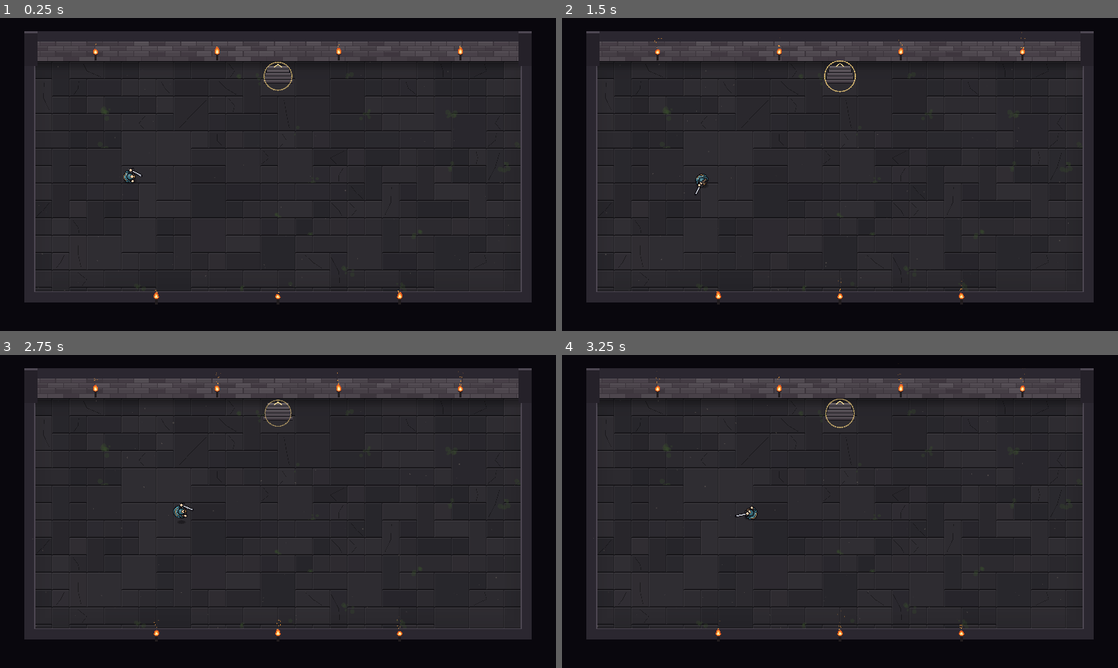
Above: before the commit, frames 1-4 (two rows, left to right).
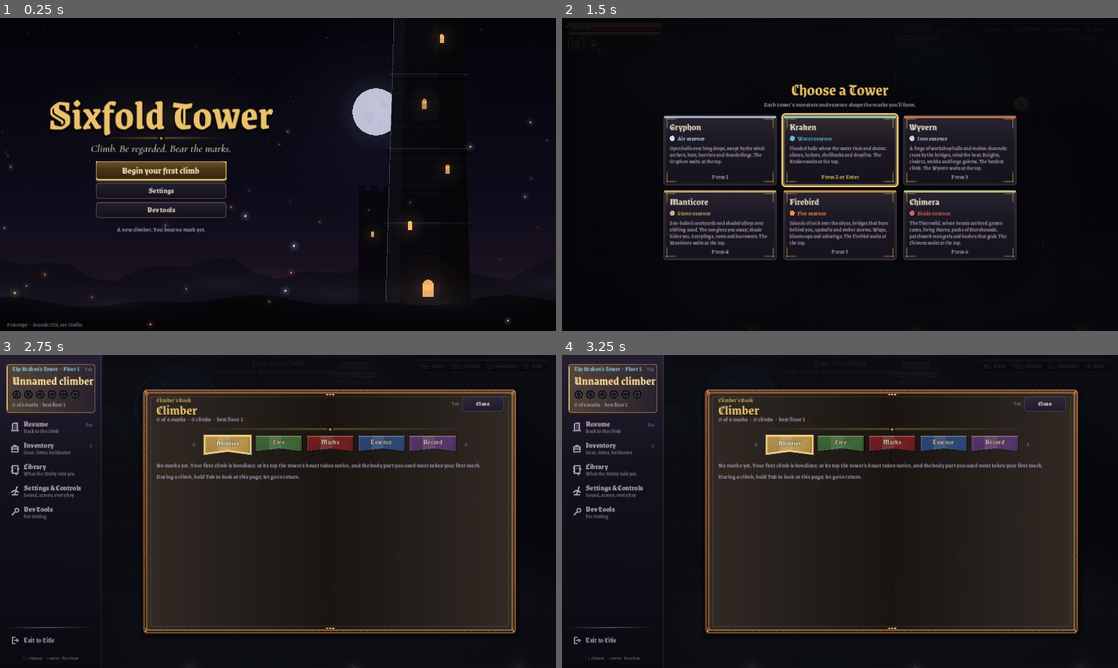
Above: after the commit, the same moments.

Repository: Raphu88/sixfold-tower-godot
Game: Godot game, scene res://scenes/main.tscn
Same seed, same stepped clock (60 frames per second), same inputs: the game is played once before the commit and once after it.
Inputs (mouse positions are in pixels of both pictures, inside the frame that each line leads up to):
- Up to frame 1 (0.25 s): no input
- Up to frame 2 (1.5 s): click (723, 171) at 0.5 s, where only the run after the commit has a clickable "Begin your first climb"; click (756, 280) at 1.25 s, where only the run after the commit has a clickable "Begin"
- Up to frame 3 (2.75 s): tap Enter (dismiss_tip) at 2 s; move the mouse to (400, 495) at 2.02 s; hold D (move_right) from 2.03 s (still down); tap Tab (climber) at 2.1 s; click (400, 495) at 2.17 s; tap Z (jump) at 2.27, 2.57 s; tap L (entity) at 2.3 s
- Up to frame 4 (3.25 s): release D (move_right) at 2.75 s; click (612, 389) at 2.75 s, where only the run after the commit has a clickable "Climber"

The runs differ from the first frame. In frame 1, 62% of the frame differs, in the area x 0-99%, y 0-99%; in frame 2, 55%; in frame 3, 41%; in frame 4, 41%.
Error before the commit: Parse Error: Cannot infer the type of "head" variable because the value doesn't have a set type. (res://scripts/bestiary.gd:552)

Commit message:
Bestiary: the Library's tab, the Library car's volume, the Data editor, the layout audit's screens
Co-Authored-By: Claude Opus 5.5 <noreply@anthropic.com>
Claude-Session: https://claude.ai/code/session_01HwWXj9w7Di1bEHXTrCVubh

Diff:
--- a/scripts/bestiary.gd
+++ b/scripts/bestiary.gd
@@ -549,7 +549,7 @@
 static func shelf(m, width: float, small: bool) -> void:
 	var prof = m.main.profile if m.main != null else null
 	var c := counts(prof)
-	var head := m._label(TEXT["count"] % c, 0.0, UI.DIM)
+	var head: Label = m._label(TEXT["count"] % c, 0.0, UI.DIM)
 	head.set_meta("bestiary_count", c)
 	m.box.add_child(head)
 	var tile := Tile.size_for(small)
@@ -748,6 +748,12 @@
 		for p in out["glow"]:
 			b = b.expand(p)
 		out["bounds"] = b
+	# The silhouette: the body's solid shapes (not its shadow, ripples or haze).
+	var solid := PackedVector2Array()
+	for i in range(n, pts.size() - 2, 3):
+		if cols[i].a >= 0.5:
+			solid.append_array([pts[i], pts[i + 1], pts[i + 2]])
+	out["solid"] = solid
 	_shapes[key] = out
 	return out
 
@@ -766,7 +772,6 @@
 	fit *= lerpf(0.72, 0.95, clampf((r - 9.0) / 17.0, 0.0, 1.0))
 	var at := rect.get_center() - b.get_center() * fit
 	var item := ci.get_canvas_item()
-	var n: int = s["shadow"]
 	if known:
 		ci.draw_set_transform(at, 0.0, Vector2(fit, fit))
 		RenderingServer.canvas_item_add_triangle_array(item, PackedInt32Array(), pts, s["cols"])
@@ -774,7 +779,7 @@
 		if not glow.is_empty():
 			RenderingServer.canvas_item_add_triangle_array(item, PackedInt32Array(), glow, s["glow_cols"])
 	else:
-		var body := pts.slice(n)
+		var body: PackedVector2Array = s.get("solid", PackedVector2Array())
 		if body.is_empty():
 			return
 		var rim := PackedColorArray()
--- a/scripts/data_registry.gd
+++ b/scripts/data_registry.gd
@@ -116,6 +116,9 @@
 		"skip": ["states", "consume", "bonds", "from", "event", "lands"],
 		"names": {"STATES": "States (what a foe holds)", "REACTIONS": "Reactions (two states meet)", "PACTS": "Named pacts (two marks)",
 			"GRAFT_POWER": "Menagerie: what each graft gives your creatures", "TEXT": "Words"}},
+	{"id": "bestiary_words", "group": "words", "name": "The Bestiary", "when": "page",
+		"tables": ["bestiary/BESTIARY", "bestiary/TEXT"], "kinds": ["text"],
+		"names": {"BESTIARY": "Monsters' entries (name, how it fights, states, lore)", "TEXT": "Words"}},
 	{"id": "menu_words", "group": "words", "name": "Title, climbers and appearance", "when": "page",
 		"tables": ["title/TEXT", "climbers_page/TEXT", "appearance/TEXT", "appearance/NAMES", "essence/KINDS"], "kinds": ["text"],
 		"names": {"NAMES": "Names the dice offers", "KINDS": "Essences"}},
@@ -148,6 +151,9 @@
 	{"id": "monsters", "group": "numbers", "name": "Monsters", "when": "floor",
 		"tables": ["enemy/TYPES", "enemy/CHAMPION", "floors/MONSTERS", "floors/CURVE"], "kinds": ["number"], "skip": ["radius", "size", "from"],
 		"names": {"TYPES": "Health, speed, damage", "CHAMPION": "Champions (times)", "MONSTERS": "How often they come", "CURVE": "Harder with height (per floor)"}},
+	{"id": "bestiary_numbers", "group": "numbers", "name": "The Bestiary", "when": "page",
+		"tables": ["bestiary/TIERS"], "kinds": ["number"],
+		"names": {"TIERS": "Slayings for each tier (monsters, beasts): health, weakness, states"}},
 	{"id": "items_numbers", "group": "numbers", "name": "Items and camps", "when": "live",
 		"tables": ["items/ITEMS", "items/BELT", "items/CAMP", "items/CRYSTAL", "items/RECALL", "lost/WEAPON_CHANCE", "lost/CACHE_CHANCE", "vessel/CAPACITY", "vessel/VAULT_CHANCE"], "kinds": ["number"]},
 	{"id": "gear_numbers", "group": "numbers", "name": "Gear and drops", "when": "live",
@@ -779,8 +785,8 @@
 			_walk(sec, path + "/" + str(i), v[i], skip)
 		return
 	var kind := kind_of(v)
-	if v is String and path.ends_with("/history"):
-		kind = "text"  # (a relic's history starts blank, for the owner to write)
+	if v is String and (path.ends_with("/history") or path.ends_with("/lore") or (path.begins_with("bestiary/BESTIARY/") and path.ends_with("/states"))):
+		kind = "text"  # (a relic's history and a monster's lore start blank, for the owner to write)
 	if kind == "" or not kind in sec["kinds"] or _by_path.has(path):
 		return
 	var f := {"path": path, "section": sec["id"], "kind": kind}
--- a/scripts/menu.gd
+++ b/scripts/menu.gd
@@ -48,6 +48,7 @@
 const StationPage := preload("res://scripts/station_page.gd")
 const StationView := preload("res://scripts/station_view.gd")
 const Stations := preload("res://scripts/stations.gd")
+const Bestiary := preload("res://scripts/bestiary.gd")
 
 static var GOLD: Color:  # (UI.GOLD, read each time: the Data editor can change it)
 	get: return UI.GOLD
@@ -116,6 +117,8 @@
 var inv_view := "worn"  # the inventory's doll: what you wear ("worn") or your "heirlooms"
 var details: VBoxContainer  # the inventory's details pane
 var archive_open := ""  # the Archive entry shown open (a tip id)
+var library_tab := "archive"  # the Library page's tab: the Archive or the Bestiary
+var bestiary_open := ""  # the Bestiary entry shown open (a monster kind)
 var library_shelf := ""  # the Library car: the shelf (an Archive group) on the lectern
 var settings_tab := "settings"  # Settings & Controls: its tab
 # The train (train_view.gd draws its cars; train_page.gd puts their things in them).
@@ -549,6 +552,13 @@
 		if not rail.has_focus_inside():
 			_want_focus = {"meta": "tab", "value": id}  # (the focus follows onto the new tab)
 		_set_climber_tab(id)
+		return true
+	if page == "library":
+		var lids: Array = library_tabs().map(func(t): return t[0])
+		var lid: String = lids[(lids.find(library_tab) + by + lids.size()) % lids.size()]
+		if not rail.has_focus_inside():
+			_want_focus = {"meta": "tab", "value": lid}
+		_set_library_tab(lid)
 		return true
 	if page == "settings":
 		var sids: Array = SETTINGS_TABS.map(func(t): return t[0])
@@ -1986,11 +1996,44 @@
 	open("library")
 
 
-## The Library in a climb: the whole Archive on one page.
+## The Bestiary (bestiary.gd): the Library's Bestiary tab; on the train,
+## its volume on the Library car's lectern.
+func open_bestiary(kind := "") -> void:
+	bestiary_open = kind
+	library_tab = "bestiary"
+	library_shelf = "bestiary"
+	if _on_train() and not opened_from_title:
+		_go_car("library", false)
+		return
+	open("library")
+
+
+## The Library in a climb: its two tabs, the whole Archive on one page and
+## the Bestiary (bestiary.gd).
 func _page_library() -> void:
 	_header(Train.CARS.filter(func(c): return c[0] == "library")[0][1], "", "Menu")
-	_climber_archive()
+	_tabs(library_tabs(), library_tab, _set_library_tab)
+	if library_tab == "bestiary":
+		Bestiary.shelf(self, _page_width() - (24.0 if compact() else 44.0), compact())
+	else:
+		_climber_archive()
 	_footer()
+
+
+func library_tabs() -> Array:
+	return [["archive", Bestiary.TEXT["archive_tab"]], ["bestiary", Bestiary.TEXT["tab"]]]
+
+
+func _set_library_tab(id: String) -> void:
+	library_tab = id
+	open("library", opened_direct)
+
+
+## A Bestiary entry opened or closed (the page, or the train's lectern).
+func _bestiary_toggle(kind: String) -> void:
+	bestiary_open = "" if bestiary_open == kind else kind
+	_want_focus = {"meta": "bestiary", "value": kind}
+	open(page if page == "train" else "library", opened_direct)
 
 
 ## The Archive: everything the Entity has told you, by subject. Each entry
--- a/scripts/train_page.gd
+++ b/scripts/train_page.gd
@@ -1553,6 +1553,8 @@
 		v.count = s[2]
 		v.leather = TrainView.Volume.LEATHER[i % TrainView.Volume.LEATHER.size()] if s[0] != "forbidden" else Color(0.1, 0.08, 0.1)
 		v.forbidden = s[0] == "forbidden"
+		if s[0] == "bestiary":
+			v.leather = Color(0.24, 0.17, 0.09)  # (the Bestiary: a plain hide binding)
 		v.on = s[0] == shelf
 		v.custom_minimum_size = Vector2(150.0, 38.0) if small else Vector2(172.0, 44.0)
 		v.set_meta("shelf", s[0])
@@ -1578,12 +1580,15 @@
 	m.box = col
 	if shelf == "forbidden":
 		m._maker_shelves(mode, ps, 1)
+	elif shelf == "bestiary":
+		m.Bestiary.shelf(m, lec.custom_minimum_size.x - (40.0 if small else 56.0), small)  # (bestiary.gd)
 	else:
 		m.archive_group(shelf, mode, ps, 1 if small else 2)
 		if shelf == "essence":
 			m.pact_shelf(1 if small else 2)  # (the named pacts you've formed: pacts.gd)
-	m._gap(4)
-	m.archive_tools()
+	if shelf != "bestiary":
+		m._gap(4)
+		m.archive_tools()
 	m.box = keep
 	if small:
 		for b in col.find_children("*", "BaseButton", true, false):
@@ -1605,6 +1610,8 @@
 	var forbidden: Array = Entity.ordered("forbidden").filter(func(k): return m.Guide.known(k))
 	if makers_shown or not forbidden.is_empty():
 		out.append(["forbidden", m.Makers.TEXT["shelf"], "%d" % forbidden.size()])
+	var met: Array = m.Bestiary.counts(prof)
+	out.append(["bestiary", m.Bestiary.TEXT["shelf"], "%d/%d" % [met[0], met[1]]])  # (the Bestiary: bestiary.gd)
 	return out
 
 
@@ -1625,6 +1632,7 @@
 		return
 	m.library_shelf = id
 	m.archive_open = ""
+	m.bestiary_open = ""
 	m.open("train")
 
 
--- a/tests/layout_audit_driver.gd
+++ b/tests/layout_audit_driver.gd
@@ -445,6 +445,14 @@
 	prof.wear = {"armor": Gear.make("plate"), "backpack": Gear.make("climbers_pack"), "helm": Gear.make("iron_helm", "fine", ["vigor"])}
 	prof.supplies = {"draught": 2, "flare": 1, "tonic": 1}
 	prof.climbs = maxi(prof.climbs, 6)
+	# The Bestiary: some met, at every tier (bestiary.gd), the rest unmet.
+	prof.bestiary = {"slime": {"seen": true, "fought": true, "slain": 20, "fell": 1, "tower": "kraken", "floor": 1},
+		"archer": {"seen": true, "fought": true, "slain": 6, "fell": 0, "tower": "gryphon", "floor": 3},
+		"knight": {"seen": true, "fought": true, "slain": 1, "fell": 2, "tower": "wyvern", "floor": 4},
+		"lurker": {"seen": true, "fought": true, "slain": 0, "fell": 0, "tower": "kraken", "floor": 2},
+		"bat": {"seen": true, "fought": false, "slain": 0, "fell": 0, "tower": "gryphon", "floor": 1},
+		"gryphon": {"seen": true, "fought": true, "slain": 3, "fell": 1, "tower": "gryphon", "floor": 12},
+		"golem": {"seen": true, "fought": true, "slain": 16, "fell": 0, "tower": "wyvern", "floor": 5}}
 	Train.dress(prof, main.player)
 
 
@@ -534,13 +542,13 @@
 		var list: Array = [["pause", ""], ["settings", "settings"], ["settings", "controls"], ["controls", ""], ["padsetup", ""],
 			["climber", "abilities"], ["climber", "tree"], ["climber", "marks"], ["climber", "essence"], ["climber", "record"],
 			["mark", "hand"], ["mark", "legs"], ["mark", "brow"], ["mark", "heart"], ["mark", "throat"], ["mark", "back"],
-			["library", ""], ["inventory", "worn"], ["inventory", "pack"], ["inventory", "heirlooms"],
+			["library", ""], ["library", "bestiary"], ["inventory", "worn"], ["inventory", "pack"], ["inventory", "heirlooms"],
 			["dev", ""], ["data", ""], ["confirm_new", ""], ["climbers", ""], ["techniques", ""]]
 		for t in Appearance.TABS:
 			list.append(["appearance", t[0]])
 		if light:
 			list = [["pause", ""], ["settings", "settings"], ["climber", "abilities"], ["climber", "marks"], ["climber", "record"], ["mark", "hand"],
-				["inventory", "worn"], ["library", ""], ["appearance", Appearance.TABS[0][0]]]
+				["inventory", "worn"], ["library", ""], ["library", "bestiary"], ["appearance", Appearance.TABS[0][0]]]
 		for pg in list:
 			var name := ("%s %s" % [pg[0], pg[1]]).strip_edges()
 			if not wants(name):
@@ -555,6 +563,9 @@
 					menu.settings_tab = pg[1]
 				"appearance":
 					menu.look_page.tab = pg[1]
+				"library":
+					menu.library_tab = "bestiary" if pg[1] == "bestiary" else "archive"
+					menu.bestiary_open = "slime"  # (an entry open, at its last tier: bestiary.gd)
 			if pg[0] == "mark":
 				menu.open_mark(pg[1])
 			elif pg[0] == "appearance":
@@ -580,9 +591,21 @@
 					told[id] = true  # (heard, so the Archive has them to open)
 				Guide.state["told"] = told
 				menu.archive_open = "chest"
+				menu.library_tab = "archive"
 				menu.open("library")
 				await look("library open", page_tops())
 				menu.archive_open = ""
+			# The Bestiary with a beast's entry open, and one only seen.
+			for k in ["gryphon", "bat"]:
+				var nm := "library bestiary %s" % k
+				if not wants(nm):
+					continue
+				menu.library_tab = "bestiary"
+				menu.bestiary_open = k
+				menu.open("library")
+				await look(nm, page_tops())
+			menu.library_tab = "archive"
+			menu.bestiary_open = ""
 			# The Data editor: each of its tabs, and a section open.
 			var dp = menu.data_page
 			for g in load("res://scripts/data_registry.gd").GROUPS:
@@ -615,12 +638,12 @@
 		main.await_tower()
 		main.open_train()
 		await frames(3)
-		var views: Array = [["engine", "towers"], ["engine", "stations"], ["store", "shop"], ["store", "sell"], ["personal", ""], ["library", ""], ["settings", "settings"], ["settings", "controls"]]
+		var views: Array = [["engine", "towers"], ["engine", "stations"], ["store", "shop"], ["store", "sell"], ["personal", ""], ["library", ""], ["library", "bestiary"], ["settings", "settings"], ["settings", "controls"]]
 		for c in Bench.COUNTERS:
 			views.append(["workshop", c[0]])
 		views.append(["workshop", EssenceBench.COUNTER])
 		if light:
-			views = [["engine", "towers"], ["store", "shop"], ["store", "sell"], ["personal", ""], ["workshop", "brew"], ["workshop", "temper"], ["settings", "settings"]]
+			views = [["engine", "towers"], ["store", "shop"], ["store", "sell"], ["personal", ""], ["workshop", "brew"], ["workshop", "temper"], ["settings", "settings"], ["library", "bestiary"]]
 		var tp = menu.train_page
 		for v in views:
 			var name := ("train %s %s" % [v[0], v[1]]).strip_edges()
@@ -644,6 +667,9 @@
 					menu.inv_sel = ""
 				"settings":
 					menu.settings_tab = v[1]
+				"library":
+					menu.library_shelf = v[1]
+					menu.bestiary_open = "slime" if v[1] == "bestiary" else ""
 			menu.open("train")
 			await frames(2)
 			tp.go_to(tp._index(car))
